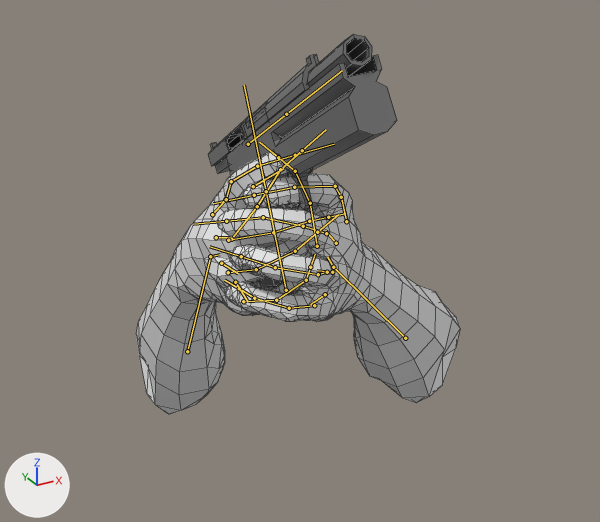
The FBX model CrimsonShooter/Assets/Models/Characters/Player/arms.fbx, before and after one commit.
Before and after are seen from a 50 mm lens placed at (-0.521, -0.942, 0.168), pointed at (-0.148, -0.264, -0.171). Lighting does not change. The marker at lower left points along +X, +Y and +Z. Both versions are drawn at frame 1 of the action 'Rig|Fire'; the numbers are the values there. The bones that bend it are drawn over the model as lines. Mesh edges are drawn as thin lines.

Names of what the first picture shows: 'Arms', 'Gun'.
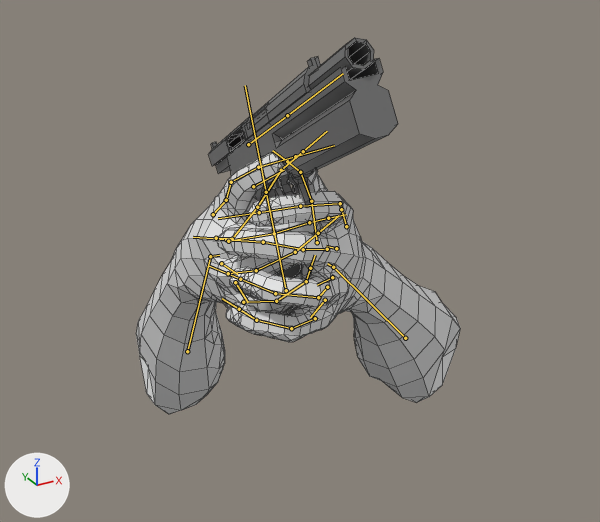
Changed parts and their boxes [x1, y1, x2, y2] in the pictures (600 x 522 px):
'Arms', posed: before [136, 151, 460, 414]; after [136, 153, 460, 414]
'Gun', posed: before [208, 34, 397, 287]; after [209, 38, 398, 314]
bone 'hand.L', root to tip: before (333, 267) to (327, 257); after (333, 267) to (327, 263)
bone 'f_index.01.L', root to tip: before (341, 197) to (335, 186); after (341, 209) to (340, 203)
bone 'f_index.02.L', root to tip: before (335, 186) to (294, 187); after (340, 203) to (300, 206)
bone 'f_index.03.L', root to tip: before (294, 187) to (254, 195); after (300, 206) to (259, 212)
bone 'thumb.01.L', root to tip: before (317, 246) to (310, 203); after (317, 242) to (311, 201)
bone 'thumb.02.L', root to tip: before (310, 203) to (295, 171); after (311, 201) to (300, 172)
bone 'f_pinky.01.L', root to tip: before (314, 305) to (289, 308); after (315, 318) to (291, 328)

What the commit changed:
Bone 'hand.L' (bone_hand_l) turns from (-4, -10, 22) to (-12, -11, 26) degrees about its own x, y and z.
Bone 'f_index.01.L' (bone_f_index_01_l) turns from (-1, 2, -10) to (-5, 1, -7) degrees about its own x, y and z.
Bone 'f_index.02.L' (bone_f_index_02_l) turns from (27, 5, -16) to (30, 5, -17) degrees about its own x, y and z.
Bone 'f_index.03.L' (bone_f_index_03_l) turns from (20, 2, -11) to (23, 3, -12) degrees about its own x, y and z.
Bone 'thumb.01.L' (bone_thumb_01_l) turns from (0, 0, -11) to (-2, 2, -11) degrees about its own x, y and z.
Bone 'thumb.02.L' (bone_thumb_02_l) turns from (13, 0, -14) to (12, 0, -14) degrees about its own x, y and z.
Bone 'f_pinky.01.L' (bone_f_pinky_01_l) turns from (16, 0, -6) to (11, 1, -5) degrees about its own x, y and z.
